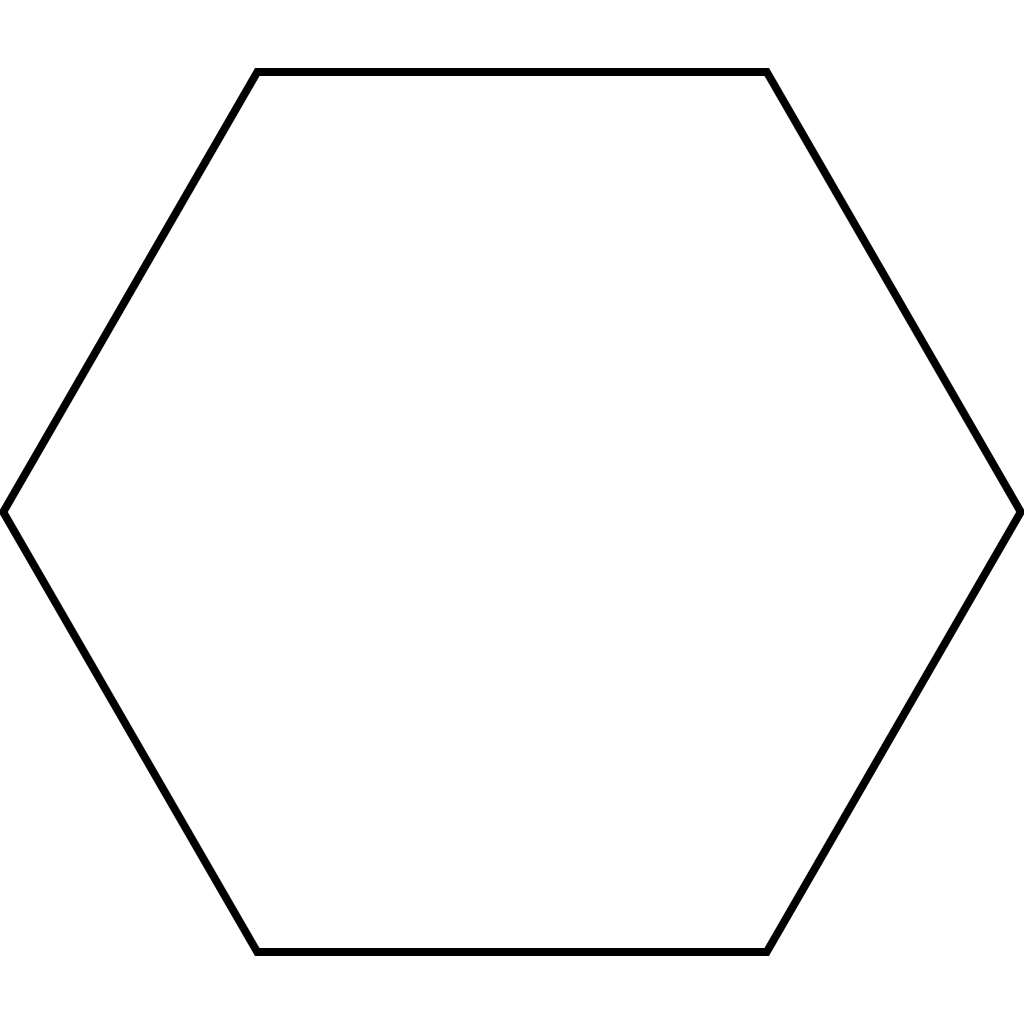
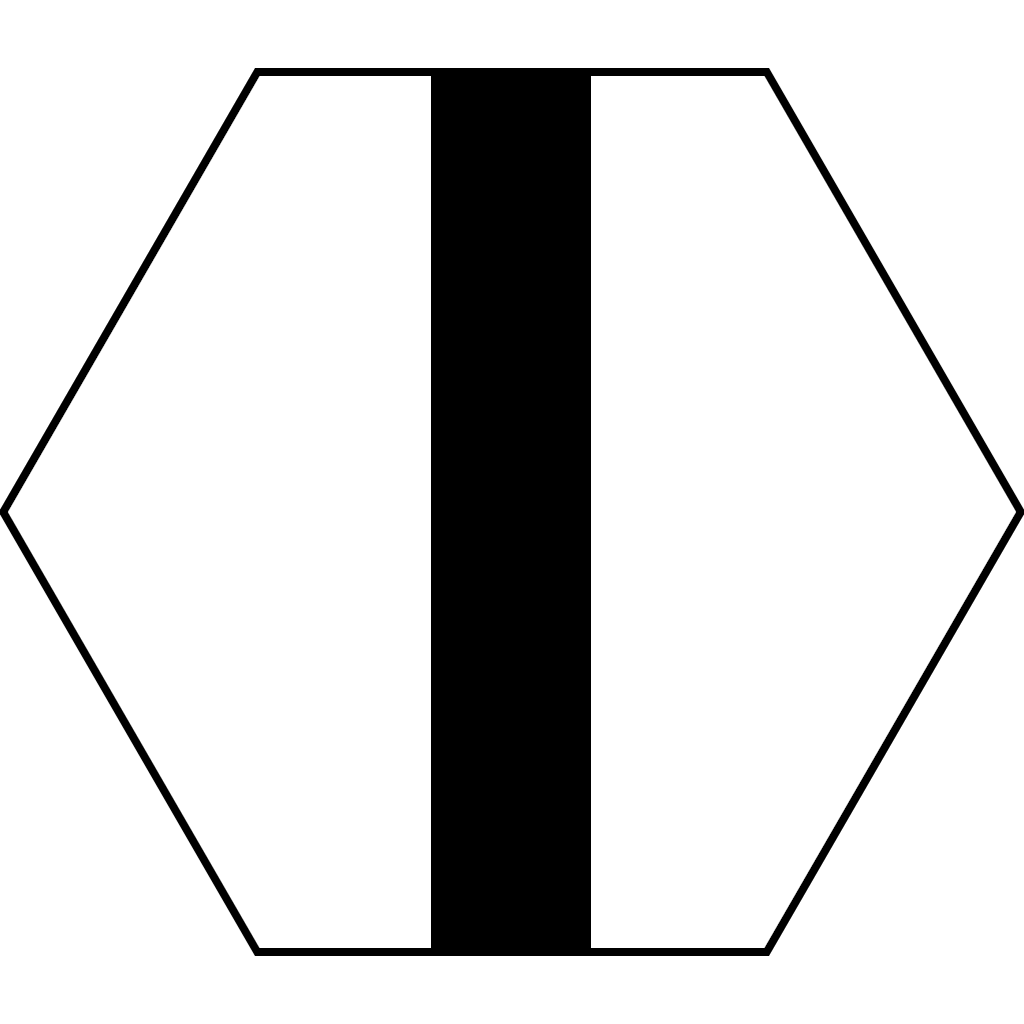
Comparing the layer stacks of the two 1024×1024 images. Changes:
added group "Straight" with 3 layers in group "Variants" over [431, 76, 591, 948]
added layer "S03" (dissolve) in group "Straight" over [431, 76, 591, 948]
added group "Propagators" with 7 layers in group "Variants" over [431, 76, 591, 948]
